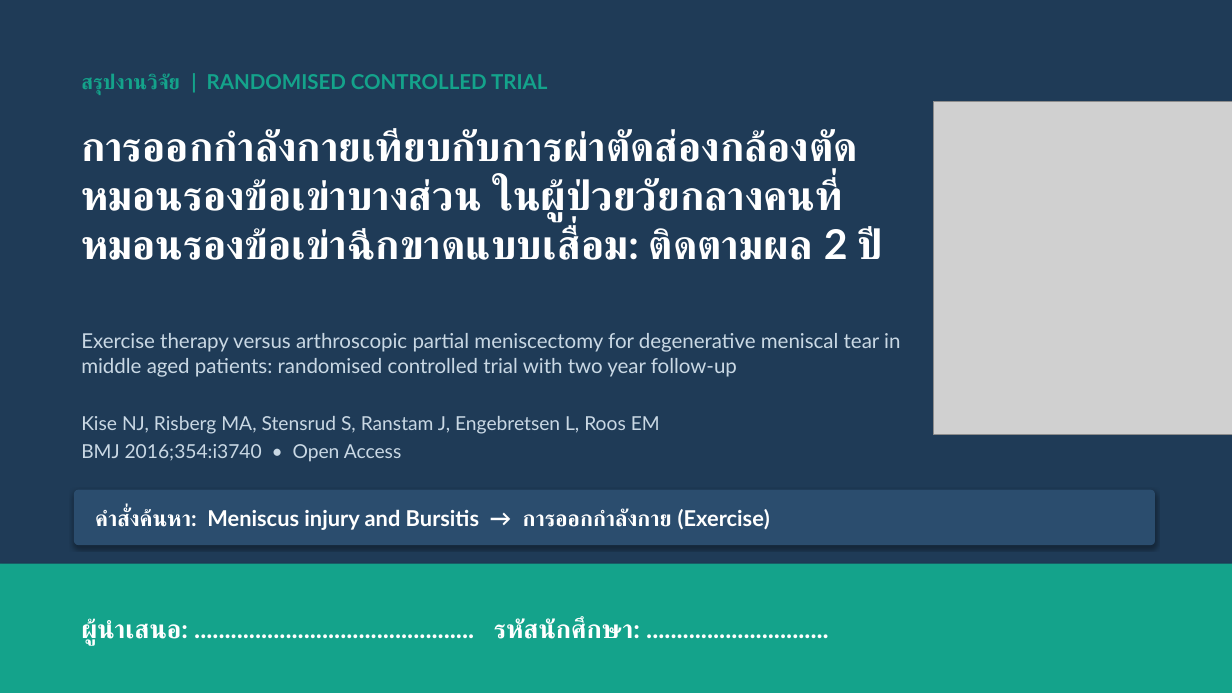
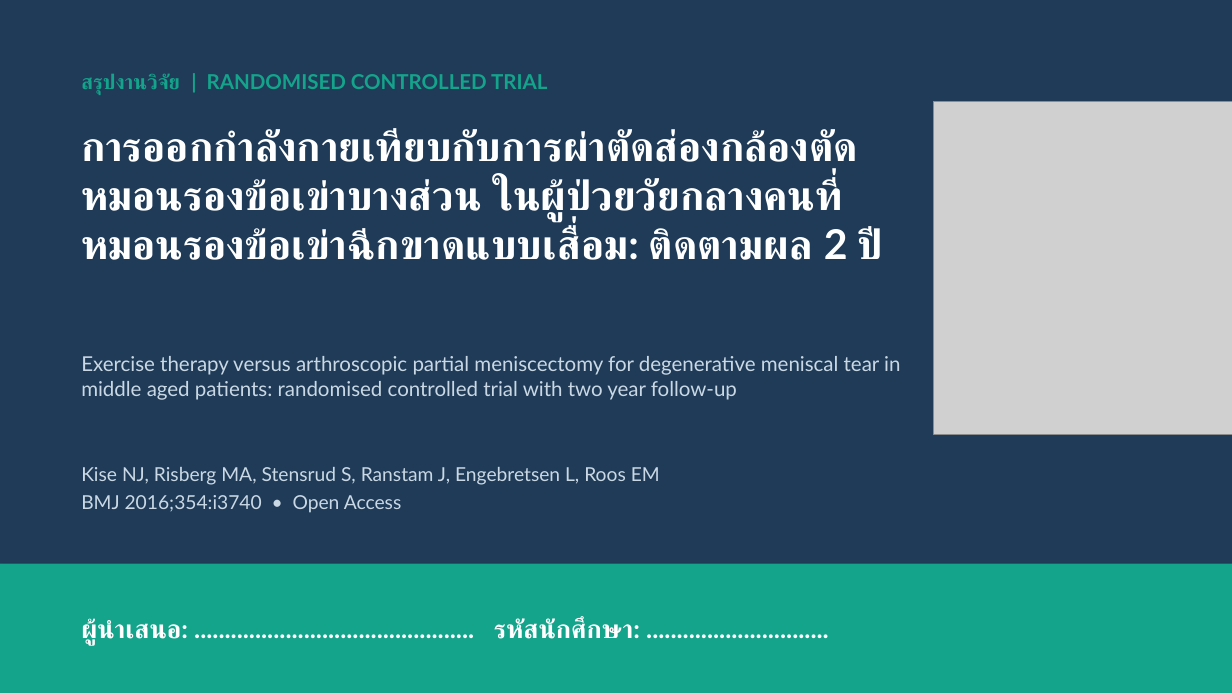
Before and after one commit to IttikornTiger/Tiger, a slide deck: slide 1 of presentation/Meniscus_Exercise_vs_Surgery.pptx. Drawn at 1232x693 pixels with LibreOffice and Linux fonts; fonts in the diff are those of the drawing; grey boxes stand for pictures. Boxes give left, top, right and bottom in pixels: in the first picture for what was removed or moved away, otherwise in the second. Text is boxed around its words. In the diff, an @@ line names an element or a change of style, - is before the commit and + after.

```diff
--- a/presentation/Meniscus_Exercise_vs_Surgery.pptx
+++ b/presentation/Meniscus_Exercise_vs_Surgery.pptx
@@ text "Exercise therapy versus arthroscopic partial ...": place and size @@
-text "Exercise therapy versus arthroscopic partial ..." at (81, 333, 900, 377)
+text "Exercise therapy versus arthroscopic partial ..." at (81, 356, 900, 400)
@@ text "Kise NJ, Risberg MA, Stensrud ...": place and size @@
-text "Kise NJ, Risberg MA, Stensrud ..." at (81, 416, 660, 462)
+text "Kise NJ, Risberg MA, Stensrud ..." at (81, 467, 660, 513)
@@ rounded rectangle removed at (74, 490, 1155, 545) @@
@@ text removed at (95, 508, 770, 530) @@
-คำสั่งค้นหา: Meniscus injury and Bursitis → การออกกำลังกาย (Exercise)
```
Also in this commit, not shown: 2 other files.
